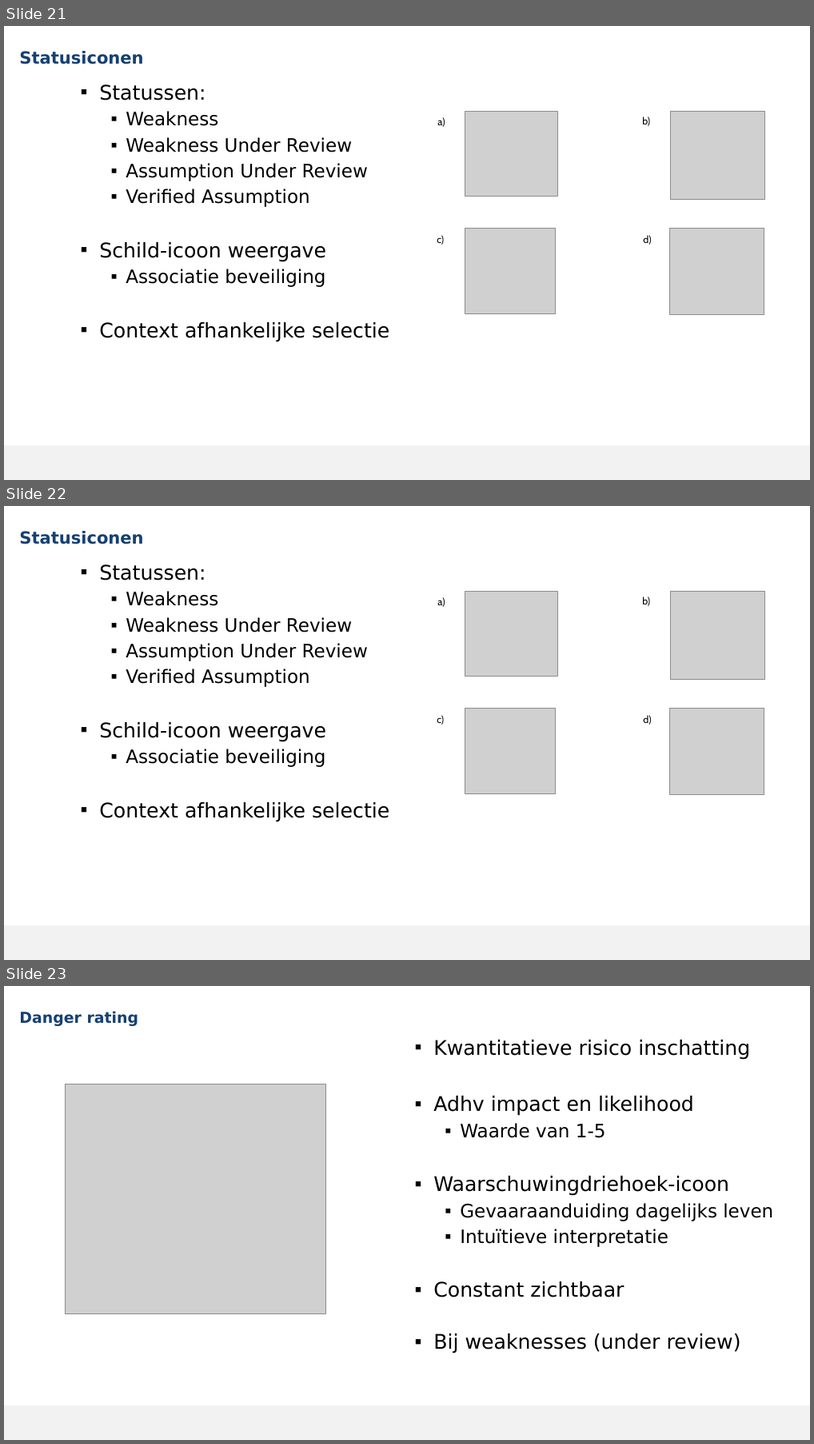
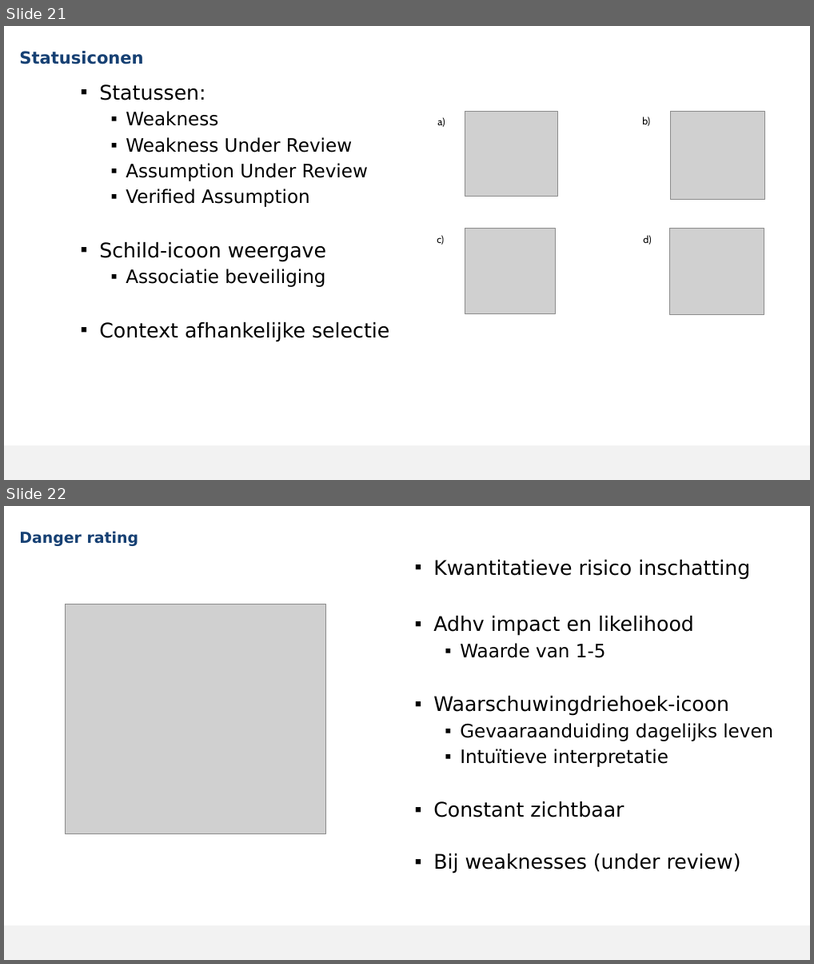
Before and after one commit to MikaG-1952764/masterproef, a slide deck: MP2526_Verdediging.pptx. Shown one above the other, each under a label of ours: slides 21, 22 and 23 before the commit, slides 21 and 22 after it. The pictures are 814x1444 and 814x964 pixels, drawn with LibreOffice and Linux fonts; fonts in the diff are those of the drawing; grey boxes stand for pictures; background and template pictures are left out. Boxes give left, top, right and bottom in pixels: in the first picture for what was removed or moved away, otherwise in the second. Text is boxed around its words. In the diff, an @@ line names an element or a change of style, - is before the commit and + after.

Commit message:
ppt aanpassing

```diff
--- a/MP2526_Verdediging.pptx
+++ b/MP2526_Verdediging.pptx
@@ slide 22 removed at box(4, 506, 810, 960), background #FFFFFF; not listed: 1 template element that a slide beside it also shows @@
@@ title removed at box(19, 531, 143, 544) @@
-Statusiconen
@@ text removed at box(99, 564, 390, 822) @@
-  ▪ Statussen:
-    ▪ Weakness
-    ▪ Weakness Under Review
-    ▪ Assumption Under Review
-    ▪ Verified Assumption
-  ▪ Schild-icoon weergave
-    ▪ Associatie beveiliging
-  ▪ Context afhankelijke selectie
@@ group removed at box(437, 591, 766, 795): 4 pictures, 4 texts @@
-a)
-b)
-c)
-d)
@@ what was slide 23 is now slide 22 @@
```
Also in this commit, not shown: 1 other file.
